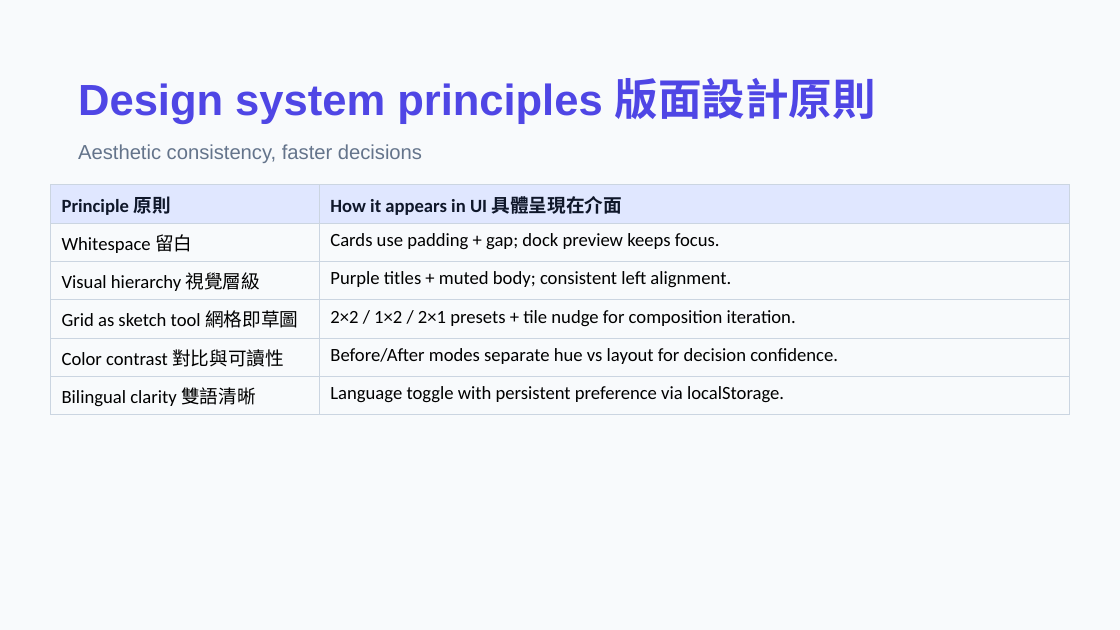
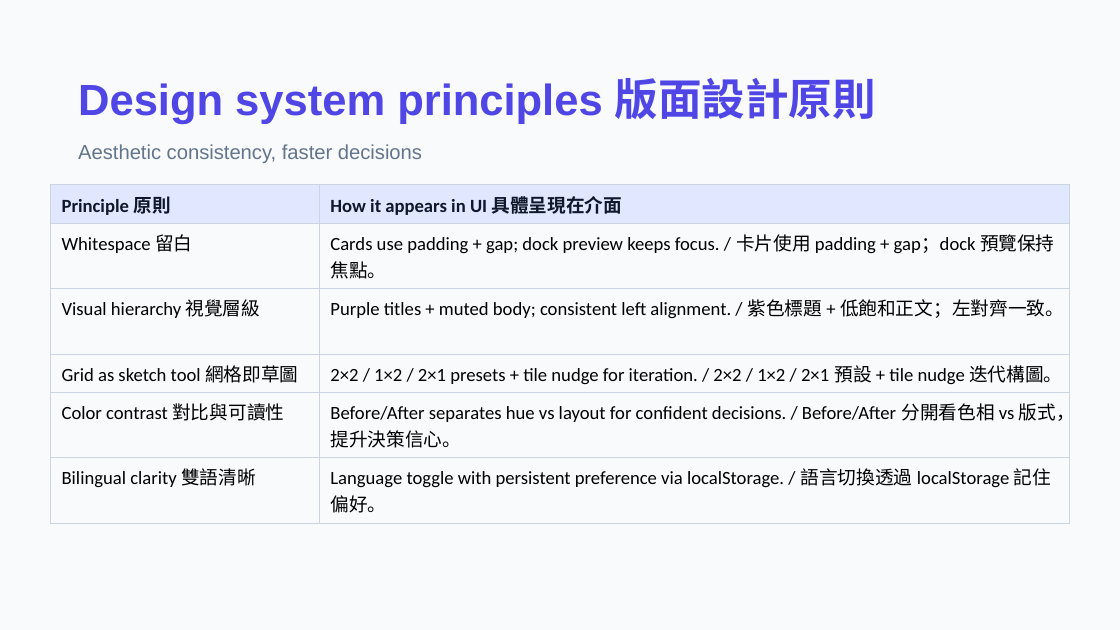
Before and after one commit to macaumonsoon/Portfolio-ReStyle-AI, a slide deck: slide 9 of presentation/Portfolio-ReStyle-AI-Design-Deck.pptx. Drawn at 1120x630 pixels with LibreOffice and Linux fonts; fonts in the diff are those of the drawing. Boxes give left, top, right and bottom in pixels: in the first picture for what was removed or moved away, otherwise in the second. Text is boxed around its words. In the diff, an @@ line names an element or a change of style, - is before the commit and + after.

```diff
--- a/presentation/Portfolio-ReStyle-AI-Design-Deck.pptx
+++ b/presentation/Portfolio-ReStyle-AI-Design-Deck.pptx
@@ table at bbox=[50, 185, 1070, 517] @@
-row 2, column 2: Cards use padding + gap; dock preview keeps focus.
+row 2, column 2: Cards use padding + gap; dock preview keeps focus. / 卡片使用 padding + gap；dock 預覽保持焦點。
-row 3, column 2: Purple titles + muted body; consistent left alignment.
+row 3, column 2: Purple titles + muted body; consistent left alignment. / 紫色標題 + 低飽和正文；左對齊一致。
-row 4, column 2: 2×2 / 1×2 / 2×1 presets + tile nudge for composition iteration.
+row 4, column 2: 2×2 / 1×2 / 2×1 presets + tile nudge for iteration. / 2×2 / 1×2 / 2×1 預設 + tile nudge 迭代構圖。
-row 5, column 2: Before/After modes separate hue vs layout for decision confidence.
+row 5, column 2: Before/After separates hue vs layout for confident decisions. / Before/After 分開看色相 vs 版式，提升決策信心。
-row 6, column 2: Language toggle with persistent preference via localStorage.
+row 6, column 2: Language toggle with persistent preference via localStorage. / 語言切換透過 localStorage 記住偏好。
```
Also in this commit, not shown: 10 other slides changed, 1 other file.
